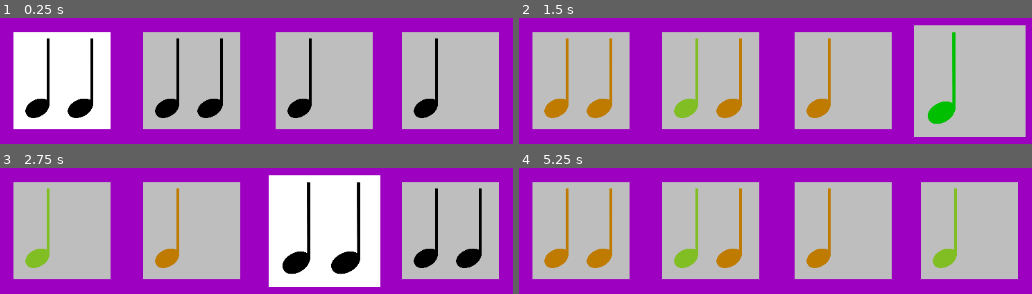
Above: before the commit, frames 1-4 (two rows, left to right).
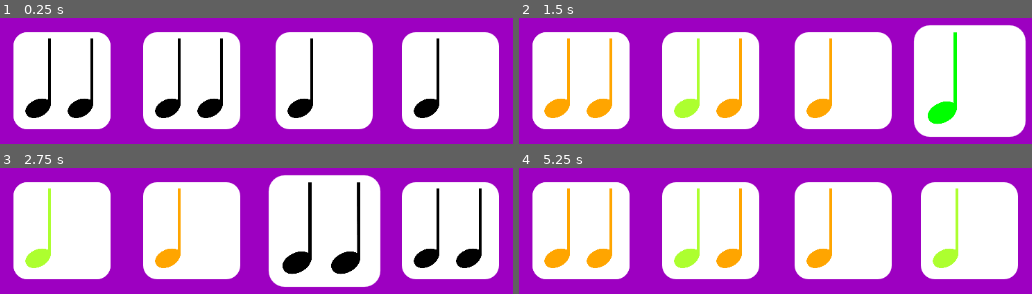
Above: after the commit, the same moments.

Repository: firesmoker/rhythmcards
Game: Godot game, scene res://game.tscn
The game is run twice, just before and just after one commit, with the same random seed, the same clock (stepped at 60 frames per second) and the same inputs.
Inputs:
- Up to frame 1 (0.25 s): no input
- Up to frame 2 (1.5 s): hold Space (play) 0.53-1.28 s; tap Space (play) at 1.35 s
- Up to frame 3 (2.75 s): hold Space (play) from 2.03 s (still down)
- Up to frame 4 (5.25 s): release Space (play) at 2.78 s; tap Space (play) at 2.85, 4.35 s; hold Space (play) 3.53-4.28 s; hold Space (play) from 5.03 s (still down)

The runs differ from the first frame. In frame 1, 42% of the frame differs, in the area x 2-98%, y 11-89%; in frame 2, 63%, in the area x 2-99%, y 5-95%; in frame 3, 43%; in frame 4, 58%.

Commit message:
small updates

Diff:
--- a/game.tscn
+++ b/game.tscn
@@ -1,8 +1,9 @@
-[gd_scene load_steps=6 format=3 uid="uid://c386ovsjclktc"]
+[gd_scene load_steps=7 format=3 uid="uid://c386ovsjclktc"]
 
 [ext_resource type="Script" uid="uid://j3wnbwulmccx" path="res://scripts/game.gd" id="1_80nbo"]
 [ext_resource type="PackedScene" uid="uid://degsnrielqyat" path="res://scenes/note_card.tscn" id="2_e2o6t"]
 [ext_resource type="AudioStream" uid="uid://dn6wwh6tih3ey" path="res://music/badguy_135_full.wav" id="3_feb5d"]
+[ext_resource type="AudioStream" uid="uid://2jnksfmcxlo2" path="res://sfx/clap.wav" id="4_fc0e3"]
 
 [sub_resource type="StyleBoxFlat" id="StyleBoxFlat_e2o6t"]
 bg_color = Color(0.616551, 0.001236, 0.758741, 1)
@@ -57,5 +58,8 @@
 [node name="MusicPlayer" type="AudioStreamPlayer" parent="."]
 stream = ExtResource("3_feb5d")
 
+[node name="SFXPlayer" type="AudioStreamPlayer" parent="."]
+stream = ExtResource("4_fc0e3")
+
 [connection signal="beat_signal" from="." to="." method="_on_beat_signal"]
 [connection signal="round_changed" from="." to="." method="_on_round_changed"]
--- a/project.godot
+++ b/project.godot
@@ -17,16 +17,6 @@
 
 [input]
 
-left={
-"deadzone": 0.2,
-"events": [Object(InputEventKey,"resource_local_to_scene":false,"resource_name":"","device":-1,"window_id":0,"alt_pressed":false,"shift_pressed":false,"ctrl_pressed":false,"meta_pressed":false,"pressed":false,"keycode":0,"physical_keycode":4194319,"key_label":0,"unicode":0,"location":0,"echo":false,"script":null)
-]
-}
-right={
-"deadzone": 0.2,
-"events": [Object(InputEventKey,"resource_local_to_scene":false,"resource_name":"","device":-1,"window_id":0,"alt_pressed":false,"shift_pressed":false,"ctrl_pressed":false,"meta_pressed":false,"pressed":false,"keycode":0,"physical_keycode":4194321,"key_label":0,"unicode":0,"location":0,"echo":false,"script":null)
-]
-}
 play={
 "deadzone": 0.2,
 "events": [Object(InputEventKey,"resource_local_to_scene":false,"resource_name":"","device":-1,"window_id":0,"alt_press …(191 unchanged characters)…
--- a/scenes/note_card.tscn
+++ b/scenes/note_card.tscn
@@ -5,6 +5,10 @@
 
 [sub_resource type="StyleBoxFlat" id="StyleBoxFlat_80nbo"]
 bg_color = Color(1, 1, 1, 1)
+corner_radius_top_left = 20
+corner_radius_top_right = 20
+corner_radius_bottom_right = 20
+corner_radius_bottom_left = 20
 
 [sub_resource type="Theme" id="Theme_e2o6t"]
 Panel/styles/panel = SubResource("StyleBoxFlat_80nbo")
@@ -22,7 +26,7 @@
 layout_mode = 1
 offset_left = 17.0
 offset_top = 9.0
-offset_right = 52.1619
+offset_right = 54.0
 offset_bottom = 124.0
 
 [node name="Note2" parent="." instance=ExtResource("2_1ac85")]
--- a/scripts/game.gd
+++ b/scripts/game.gd
@@ -1,5 +1,6 @@
 class_name Game extends Control
 @onready var music_player: AudioStreamPlayer = $MusicPlayer
+@onready var sfx_player: AudioStreamPlayer = $SFXPlayer
 
 var one_beat_duration: float = 1
 var one_beat_value: float = 0.25
@@ -31,6 +32,7 @@
 
 func _unhandled_input(event: InputEvent) -> void:
 	if event.is_action_pressed("play"):
+		sfx_player.play()
 		emit_signal("play_signal",elapsed_round_time)
 
 func construct_dummy_level() -> void:
--- a/scripts/note_card.gd
+++ b/scripts/note_card.gd
@@ -6,6 +6,7 @@
 @export var notes: Array[float]
 @export var next_notes: Array[float]
 var notes_dictionary: Dictionary
+var next_notes_dictionary: Dictionary
 enum note_status_types {ACTIVE,MISSED,PLAYED,PLAYED_BAD,INACTIVE}
 #var note_timings: Array[float]
 #var notes_triggered: Array[bool]
@@ -13,7 +14,7 @@
 var active: bool:
 	set(value):
 		active = value
-		toggle_highlight(value)
+		#toggle_highlight(value)
 @export var beat_num: int = 1
 var game: Game
 
@@ -27,6 +28,7 @@
 
 func round_changed_effects(stage_index: int) -> void:
 	construct_notes_dictionary(extract_beat_notes_from_full_round(game.stage_note_arrays[stage_index]))
+	construct_notes_dictionary(extract_beat_notes_from_full_round(game.stage_note_arrays[stage_index + 1]),true)
 	set_notes_visibility()
 	disable_deactivation_timer()
 
@@ -51,25 +53,45 @@
 	return new_notes_array
 
 
-func construct_notes_dictionary(note_durations_array: Array) -> void:
-	notes_dictionary.clear()
+
+func construct_notes_dictionary(note_durations_array: Array, next: bool = false) -> void:
 	var index: int = 0
-	for note in note_durations_array:
-		notes_dictionary[index] = {}
-		notes_dictionary[index]["duration"] = note
-		notes_dictionary[index]["status"] = note_status_types.INACTIVE
-		if index == 0:
-			notes_dictionary[index]["game_object"] = note_1
-		elif index == 1:
-			notes_dictionary[index]["game_object"] = note_2
-		else:
-			notes_dictionary[index]["game_object"] = note_2
-		index += 1
-
-	print("note_dictionary is: " + str(notes_dictionary))
-	calculate_note_timings()
-	clear_note_visuals()
-	update_note_visuals()
+	if not next:
+		notes_dictionary.clear()
+		for note in note_durations_array:
+			notes_dictionary[index] = {}
+			notes_dictionary[index]["duration"] = note
+			notes_dictionary[index]["status"] = note_status_types.INACTIVE
+			if index == 0:
+				notes_dictionary[index]["game_object"] = note_1
+			elif index == 1:
+				notes_dictionary[index]["game_object"] = note_2
+			else:
+				notes_dictionary[index]["game_object"] = note_2
+			index += 1
+
+		print("note_dictionary is: " + str(notes_dictionary))
+		calculate_note_timings()
+		clear_note_visuals()
+		update_note_visuals()
+	else:
+		next_notes_dictionary.clear()
+		for note in note_durations_array:
+			next_notes_dictionary[index] = {}
+			next_notes_dictionary[index]["duration"] = note
+			next_notes_dictionary[index]["status"] = note_status_types.INACTIVE
+			if index == 0:
+				next_notes_dictionary[index]["game_object"] = note_1
+			elif index == 1:
+				next_notes_dictionary[index]["game_object"] = note_2
+			else:
+				next_notes_dictionary[index]["game_object"] = note_2
+			index += 1
+
+		print("note_dictionary is: " + str(notes_dictionary))
+		calculate_note_timings()
+		clear_note_visuals()
+		update_note_visuals()
 	#print("note_card: " + name + str(notes_dictionary))
 
 func clear_note_visuals() -> void:
Not shown, added: sfx/clap.wav.import
Not shown, changed: .DS_Store
Not shown, added: sfx/clap.wav
